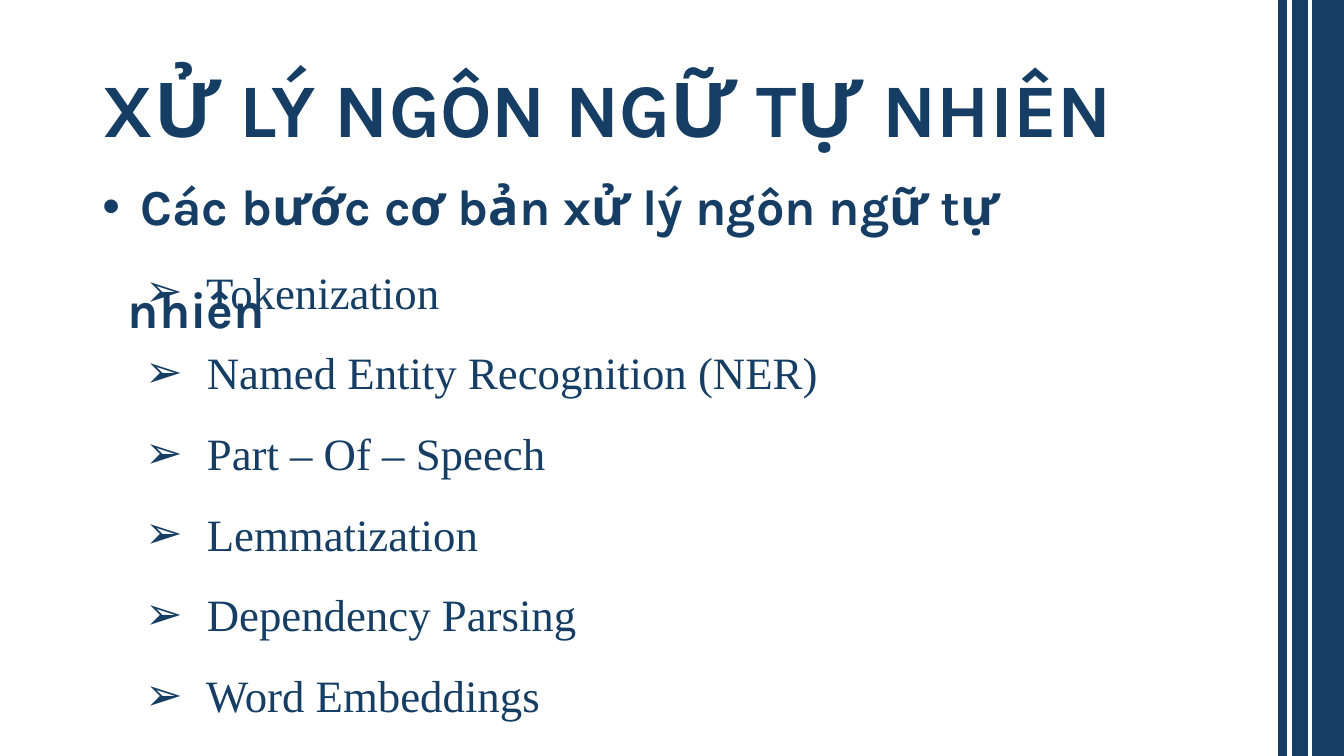
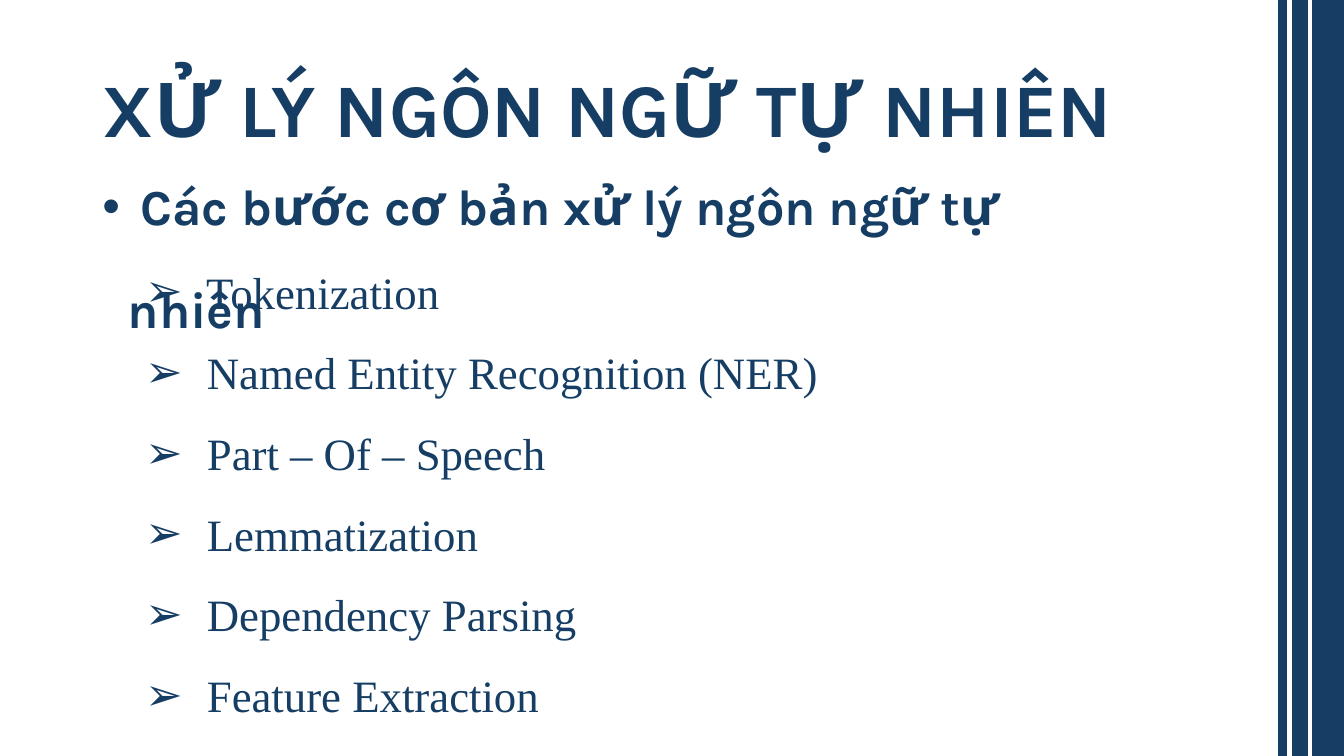
Before and after one commit to LPHuu0407/Computer-Science-Project-2, a slide deck: slide 7 of REPORT/PP_BAOCAO.pptx (slide 6 before the commit). Drawn at 1344x756 pixels with LibreOffice and Linux fonts; fonts in the diff are those of the drawing. Boxes give left, top, right and bottom in pixels: in the first picture for what was removed or moved away, otherwise in the second. Text is boxed around its words. In the diff, an @@ line names an element or a change of style, - is before the commit and + after.

```diff
--- a/REPORT/PP_BAOCAO.pptx
+++ b/REPORT/PP_BAOCAO.pptx
@@ text at (207, 682, 538, 713): text changed @@
-➢ Word Embeddings
+➢ Feature Extraction
```
Also in this commit, not shown: 5 other slides changed, 2 slides added, 11 other files.
